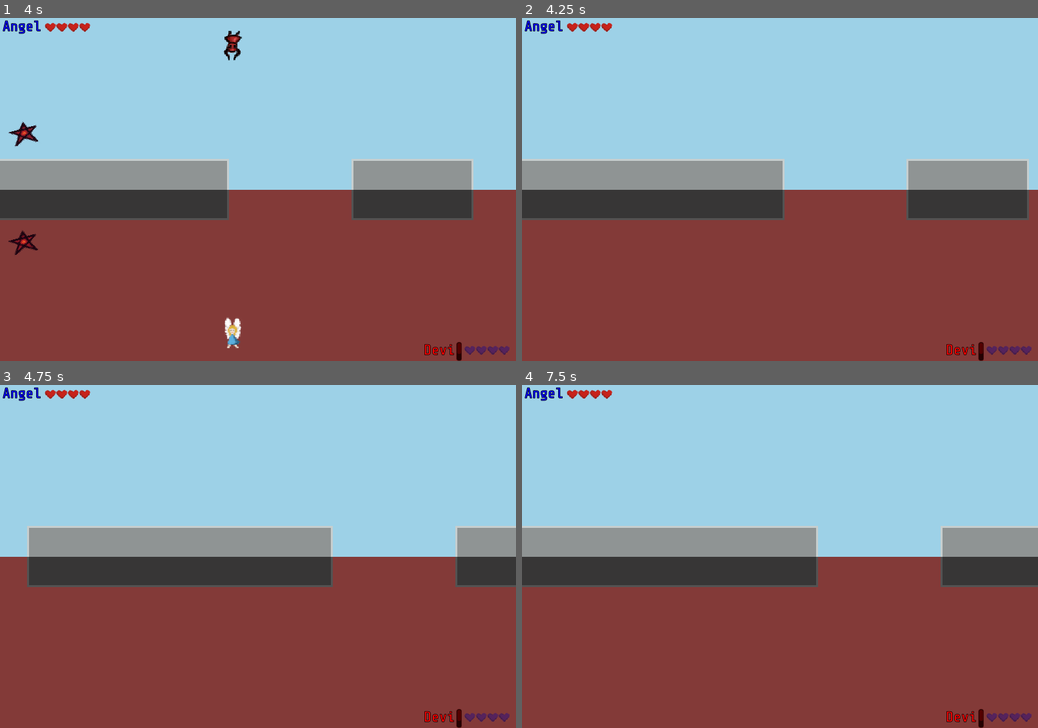
Above: before the commit, frames 1-4 (two rows, left to right).
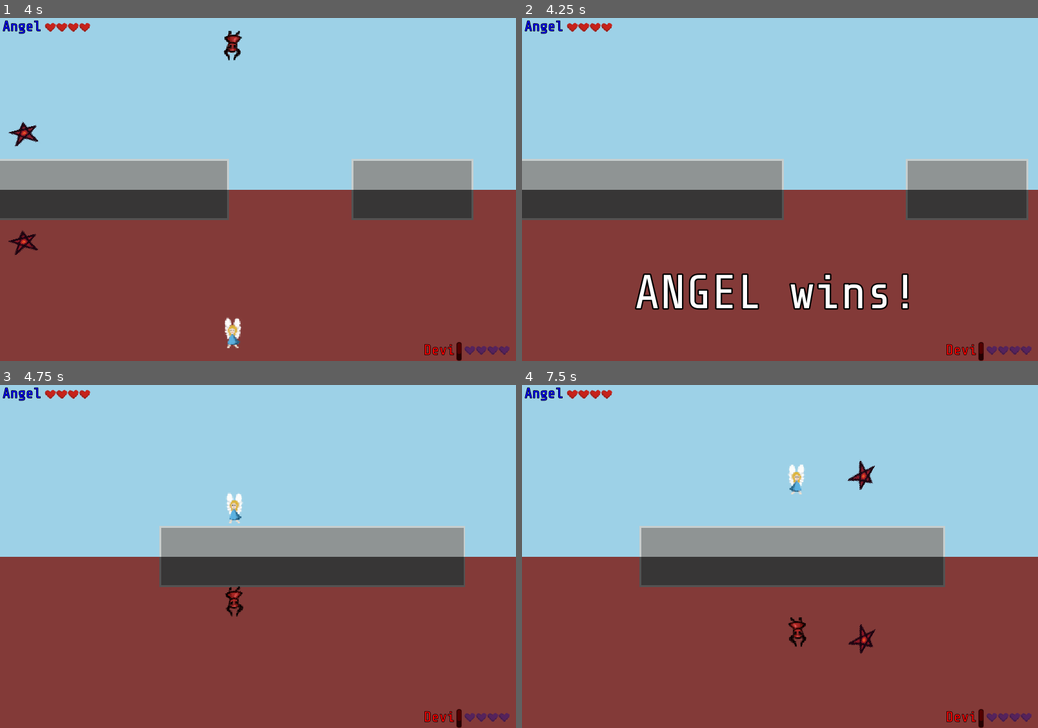
Above: after the commit, the same moments.

Repository: ang-vil/angvil
Game: Godot game, scene res://scenes/levels/w1-2.tscn
Same seed, same stepped clock (60 frames per second), same inputs: the game is played once before the commit and once after it. This scene is started directly instead of the project's main scene.
Inputs:
- Up to frame 1 (4 s): tap Enter (ui_accept) at 0.5, 0.77, 1.52, 3.02, 3.77 s; hold Right (key_right) 0.53-1.28 s; tap Space (shoot) every 0.75 s from 0.6 to 3.6 s; hold Down (key_down) 1.28-2.03 s; hold Right (key_right) 2.03-2.78 s; hold Up (key_up) 2.78-3.53 s; hold Left (key_left) from 3.53 s (still down)
- Up to frame 2 (4.25 s): keep holding Left (key_left)
- Up to frame 3 (4.75 s): keep holding Left (key_left); tap Space (shoot) at 4.35 s; tap Enter (ui_accept) at 4.52 s
- Up to frame 4 (7.5 s): release Left (key_left) at 5.03 s; hold Down (key_down) 5.03-5.78 s; tap Space (shoot) every 0.75 s from 5.1 to 7.35 s; hold Right (key_right) 5.78-6.53 s; tap Enter (ui_accept) at 6.02, 6.77 s; hold Up (key_up) 6.53-7.28 s; hold Right (key_right) from 7.28 s (still down)

Frame 1 is identical in both runs. In frame 2, 2.7% of the frame differs, in the area x 21-99%, y 41-86%; in frame 3, 11%; in frame 4, 12%, in the area x 0-100%, y 22-79%.
Error before the commit: Invalid get index 'HELL_COLOR' (on base: 'ParallaxBackground (background.gd)'). (res://scripts/angel.gd:71)

Commit message:
fix error with changed names in background script

Diff:
--- a/scripts/angel.gd
+++ b/scripts/angel.gd
@@ -68,5 +68,5 @@
 	yield(get_tree(), "idle_frame")
 	if not get_node('angle_visibility').is_on_screen():
 		var background = get_node("../background/")
-		background.colorHeaven = background.HELL_COLOR
+		background.colorHeaven = background.COLOR_HELL
 		get_node("..").gameOver('DEVIL wins!')
--- a/scripts/devil.gd
+++ b/scripts/devil.gd
@@ -69,5 +69,5 @@
 	yield(get_tree(), "idle_frame")
 	if not get_node('devil_visibility').is_on_screen():
 		var background = get_node("../background/")
-		background.colorHell = background.HEAVEN_COLOR
+		background.colorHell = background.COLOR_HEAVEN
 		get_node("..").gameOver('ANGEL wins!')
